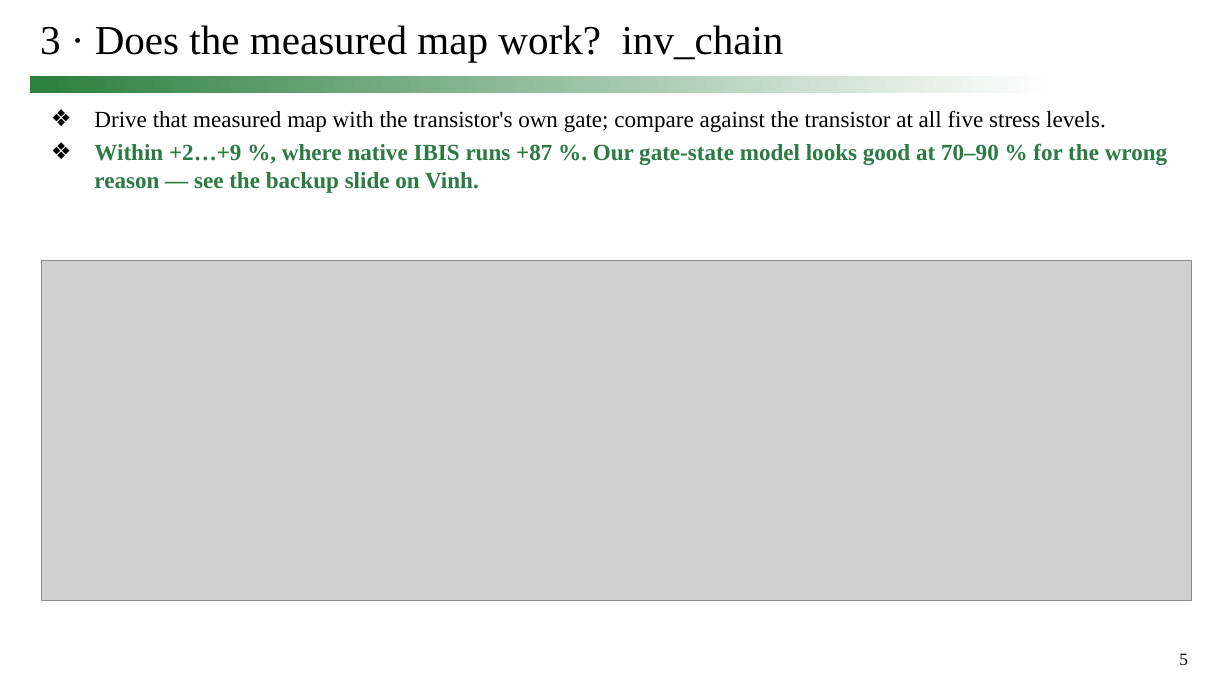
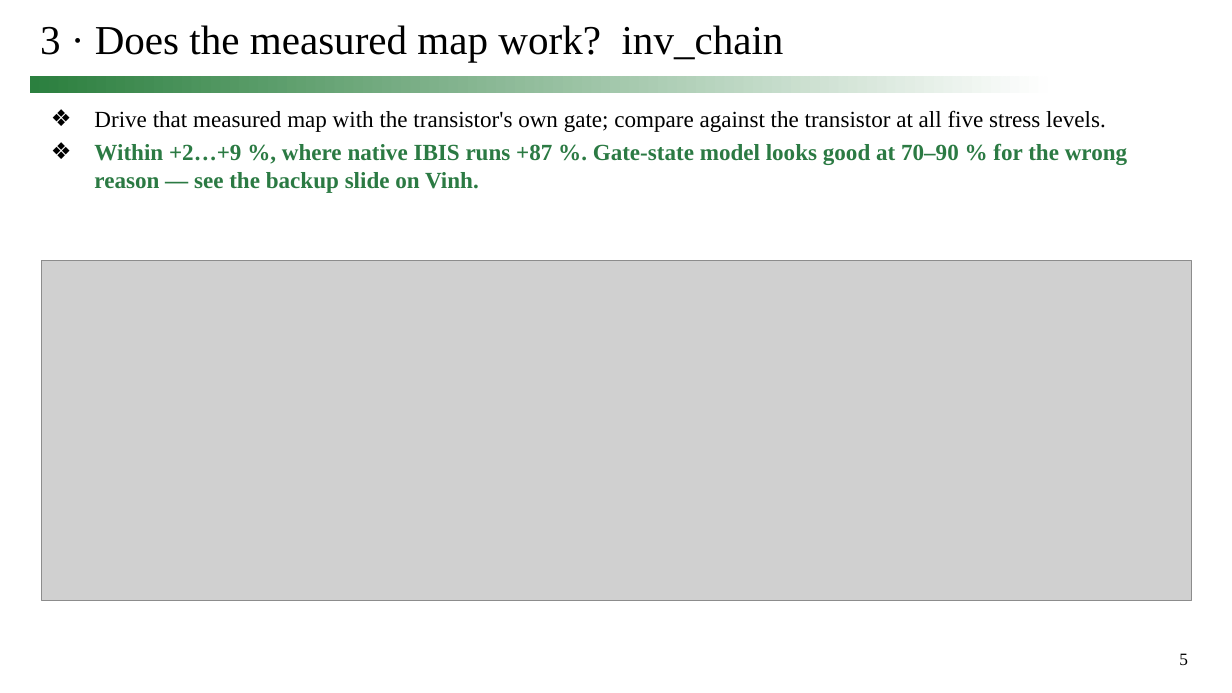
Before and after one commit to simon9721/ibis_comparison, a slide deck: slide 5 of results/meeting_deck_2026-09-24/0924_track1_story.pptx. Drawn at 1232x693 pixels with LibreOffice and Linux fonts; fonts in the diff are those of the drawing; grey boxes stand for pictures. Boxes give left, top, right and bottom in pixels: in the first picture for what was removed or moved away, otherwise in the second. Text is boxed around its words. In the diff, an @@ line names an element or a change of style, - is before the commit and + after.

```diff
--- a/results/meeting_deck_2026-09-24/0924_track1_story.pptx
+++ b/results/meeting_deck_2026-09-24/0924_track1_story.pptx
@@ text at box(94, 143, 1127, 193): text changed @@
-❖ Within +2…+9 %, where native IBIS runs +87 %. Our gate-state model looks good at 70–90 % for the wrong reason — see the backup slide on Vinh.
+❖ Within +2…+9 %, where native IBIS runs +87 %. Gate-state model looks good at 70–90 % for the wrong reason — see the backup slide on Vinh.
```
Also in this commit, not shown: 13 other slides changed, 15 other files.
